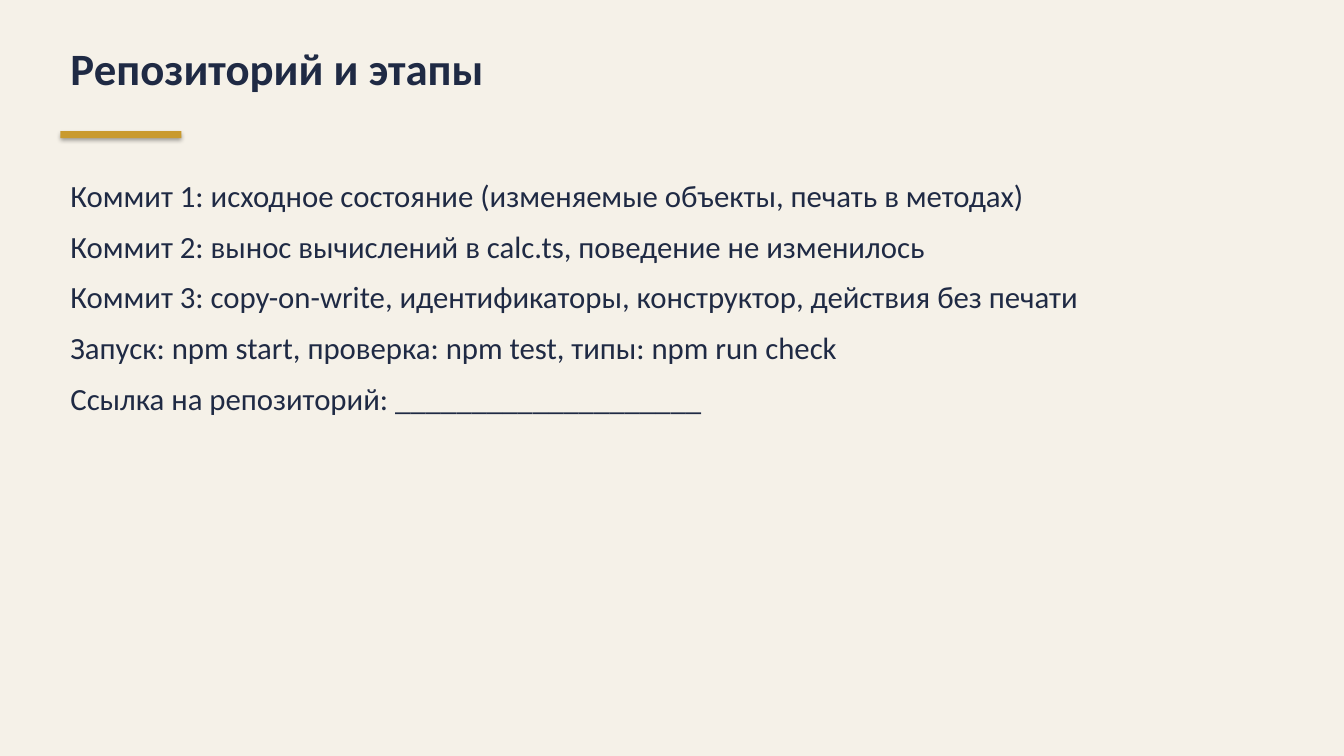
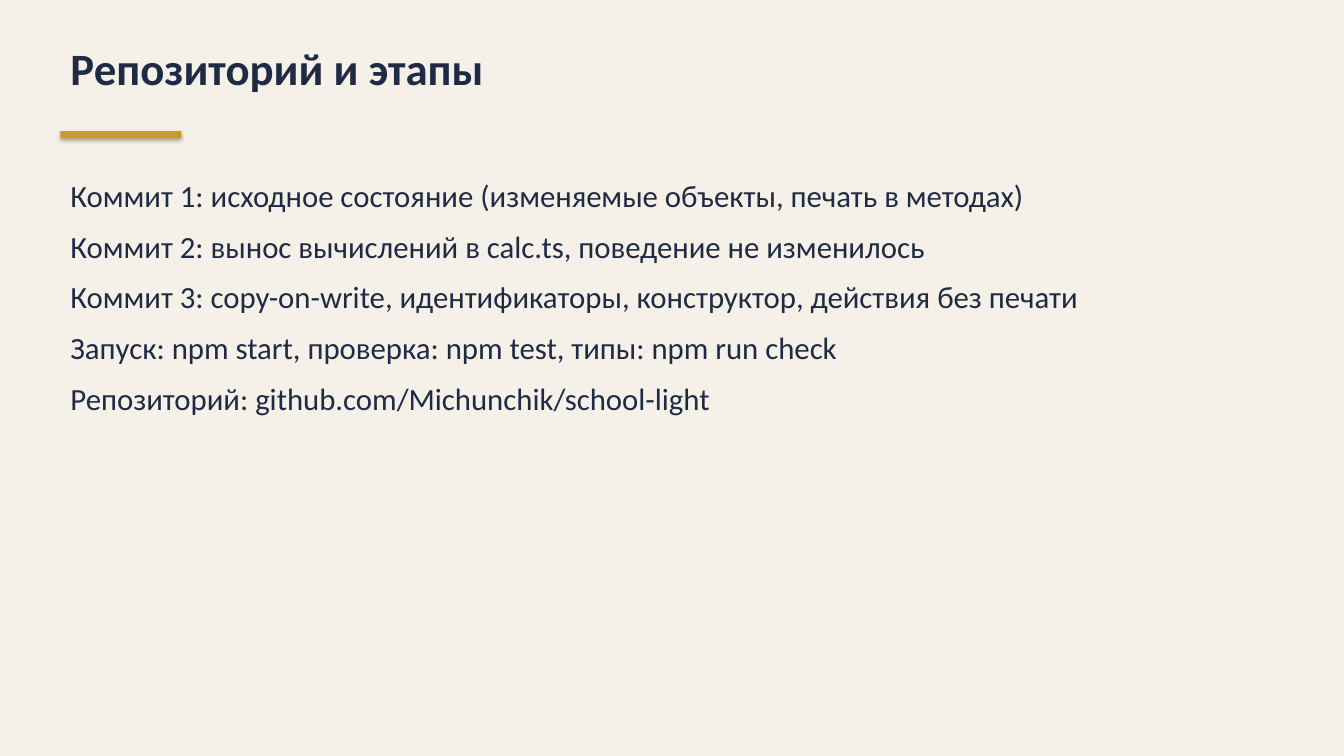
Before and after one commit to Michunchik/school-light, a slide deck: slide 10 of docs/school-light-seminar.pptx. Drawn at 1344x756 pixels with LibreOffice and Linux fonts; fonts in the diff are those of the drawing. Boxes give left, top, right and bottom in pixels: in the first picture for what was removed or moved away, otherwise in the second. Text is boxed around its words. In the diff, an @@ line names an element or a change of style, - is before the commit and + after.

Commit message:
Ссылка на репозиторий в презентации

```diff
--- a/docs/school-light-seminar.pptx
+++ b/docs/school-light-seminar.pptx
@@ text at [70, 388, 709, 416]: text changed @@
-Ссылка на репозиторий: ____________________
+Репозиторий: github.com/Michunchik/school-light
```
